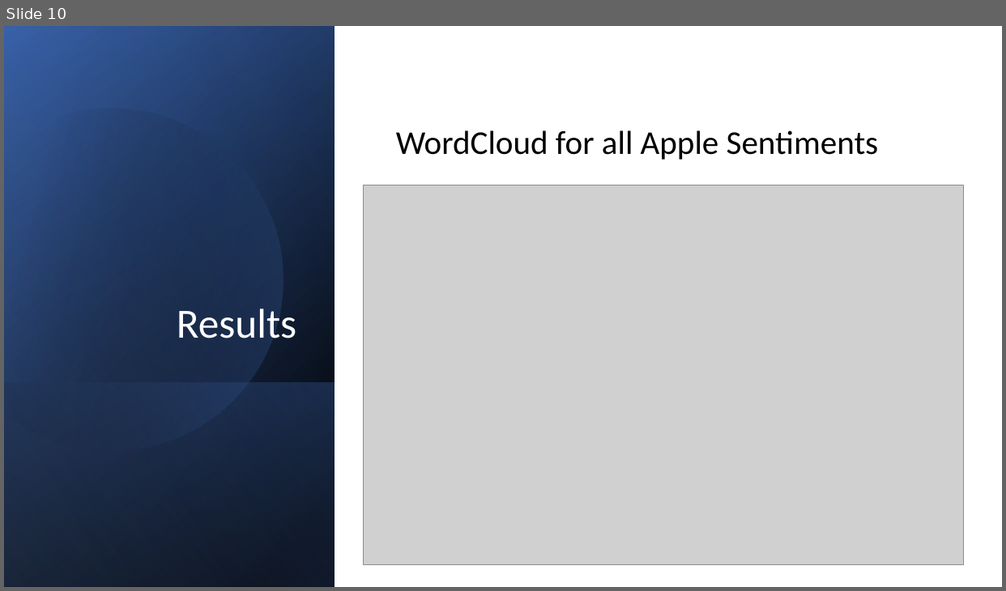
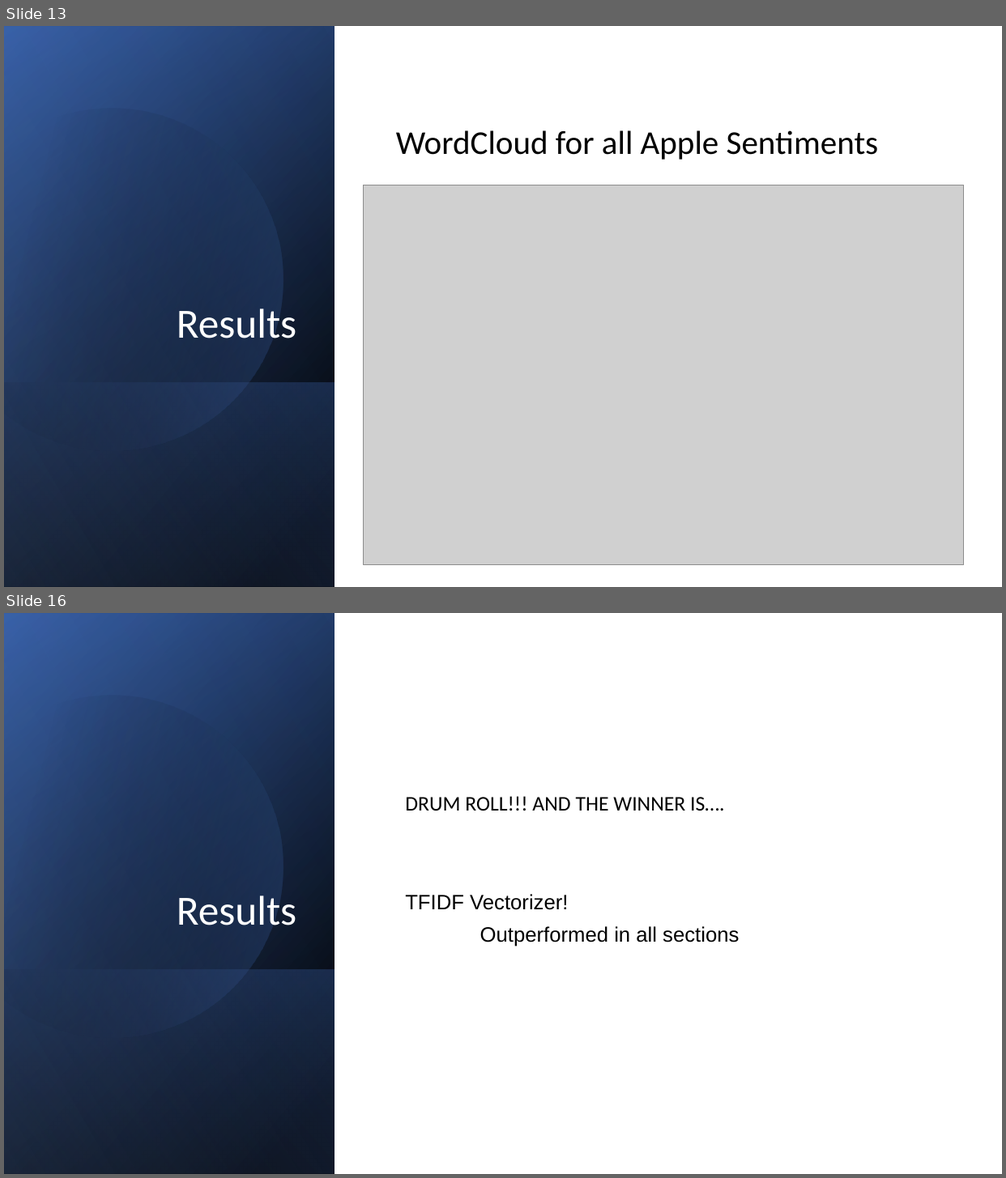
Before and after one commit to carlos-marin1742/Apple-Sentiment-analysis-NLP, a slide deck: dsc-phase-4-project-presentation.pptx. Shown one above the other, each under a label of ours: slide 10 before the commit, slides 13 and 16 after it; the slides between them are not shown. The pictures are 1006x591 and 1006x1178 pixels, drawn with LibreOffice and Linux fonts; fonts in the diff are those of the drawing; grey boxes stand for pictures. Boxes give left, top, right and bottom in pixels: in the first picture for what was removed or moved away, otherwise in the second. Text is boxed around its words. In the diff, an @@ line names an element or a change of style, - is before the commit and + after.

```diff
--- a/dsc-phase-4-project-presentation.pptx
+++ b/dsc-phase-4-project-presentation.pptx
@@ slide 16 added at box(4, 613, 1002, 1174), background #FFFFFF @@
@@ rectangle added at box(4, 613, 1002, 1174), fill #FFFFFF @@
@@ rectangle added at box(4, 613, 335, 1174), fill gradient #000000 to #2F5597 @@
@@ rectangle added at box(4, 614, 335, 1174), fill gradient #000000 to #4472C4 @@
@@ rectangle added at box(4, 613, 335, 1174), fill gradient #000000 to #8FAADC @@
@@ freeform shape added at box(4, 655, 324, 1072), fill gradient #000000 to #4472C4 @@
@@ text added at box(405, 796, 739, 947), 20 pt, text #000000 @@
+DRUM ROLL!!! AND THE WINNER IS….
+TFIDF Vectorizer!
+Outperformed in all sections
@@ title added at box(177, 896, 296, 926), 40 pt, text #FFFFFF @@
+Results
@@ rectangle added at box(4, 969, 335, 1174), fill gradient #4472C4 to #000000 @@
@@ what was slide 10 is now slide 13 @@
```
Also in this commit, not shown: 7 slides changed, 6 other slides added, 8 other files.
